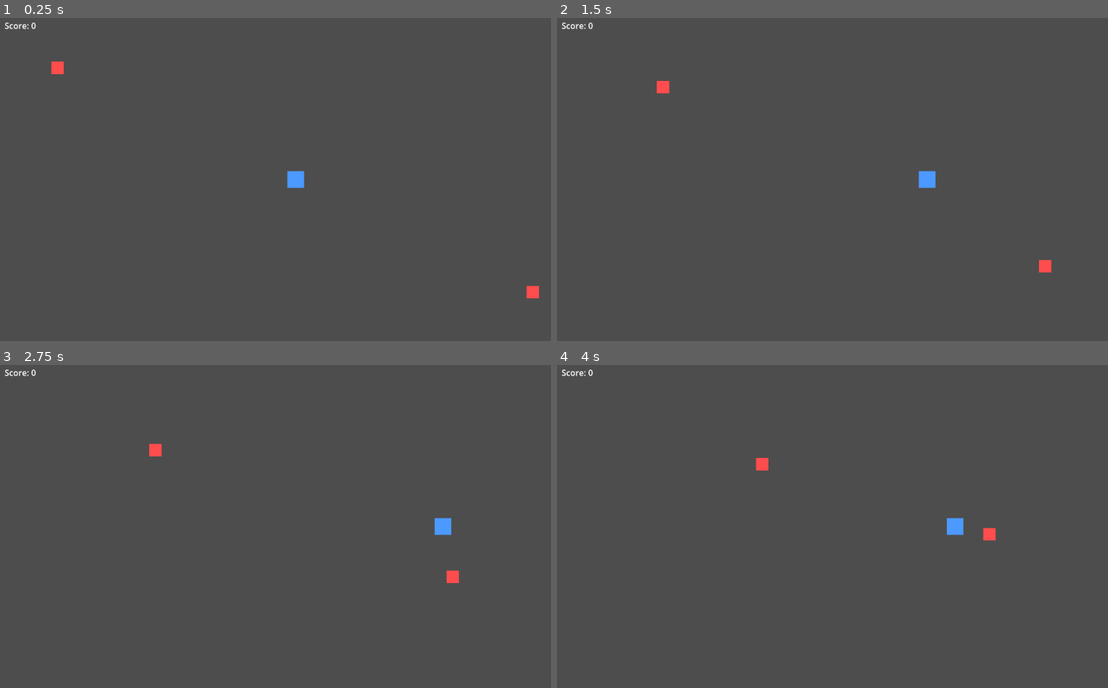
Above: before the commit, frames 1-4 (two rows, left to right).
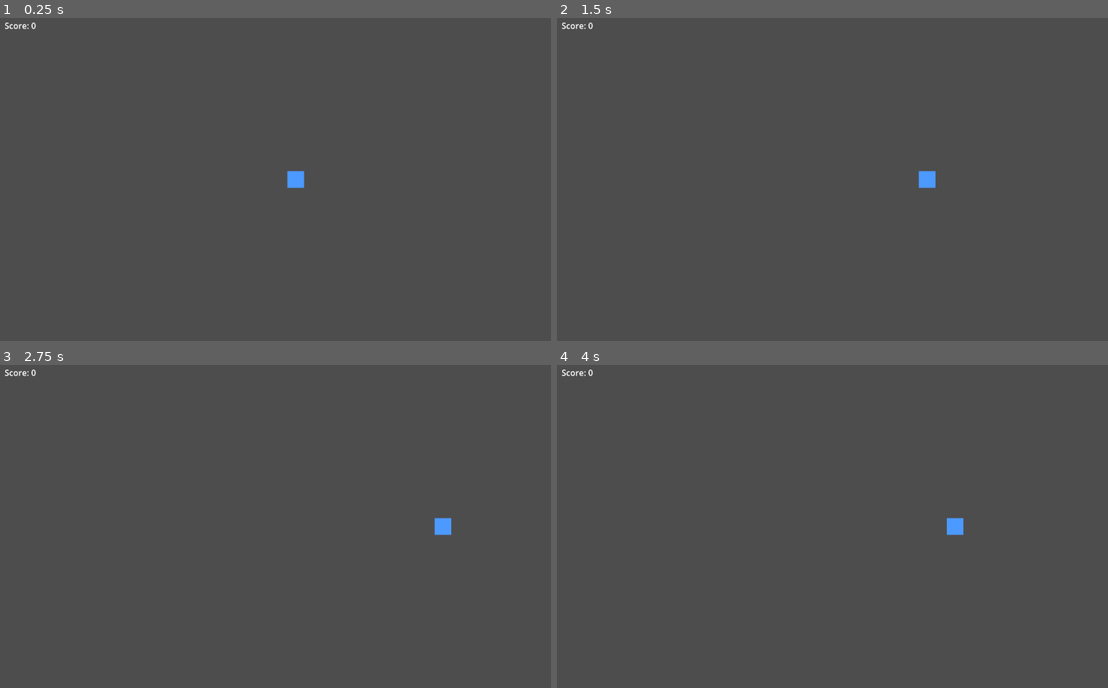
Above: after the commit, the same moments.

Repository: YodaTheCoder/godot-agent-bench
Game: Godot game, scene res://scenes/main.tscn
The game is run twice, just before and just after one commit, with the same random seed, the same clock (stepped at 60 frames per second) and the same inputs.
Inputs (mouse positions are in pixels of both pictures, inside the frame that each line leads up to):
- Up to frame 1 (0.25 s): no input
- Up to frame 2 (1.5 s): tap Enter (ui_accept) at 0.5, 0.77 s; move the mouse to (986, 163) at 0.52 s; hold Right (ui_right) 0.53-1.25 s; hold Shift 0.53-1.25 s; click (986, 163) at 0.67 s; drag from (733, 195) to (821, 247) at 1.27 s
- Up to frame 3 (2.75 s): move the mouse to (358, 452) at 2.02 s; hold Right (ui_right) from 2.03 s (still down); tap Ctrl at 2.1 s
- Up to frame 4 (4 s): release Right (ui_right) at 2.75 s; drag from (821, 594) to (672, 474) at 2.77 s; move the mouse to (1030, 578) at 3.52 s; hold Left (ui_left) from 3.53 s (still down); tap Alt at 3.6 s; tap Enter (ui_accept) at 3.77 s

The runs differ from the first frame. In frame 1, 0.2% of the frame differs, in the area x 9-98%, y 13-87%; in frame 2, 0.2%; in frame 3, 0.2%, in the area x 27-84%, y 24-68%; in frame 4, 0.2%.

Commit message:
e5r2-vk-qwen-ctx32k-20261109230932 010-wave-spawner r3

Diff:
--- a/scenes/main.tscn
+++ b/scenes/main.tscn
@@ -9,12 +9,13 @@
 [node name="Player" parent="." instance=ExtResource("1_player")]
 position = Vector2(576, 324)
 
-[node name="Enemy1" parent="." node_paths=PackedStringArray("target") instance=ExtResource("2_enemy")]
-position = Vector2(100, 100)
-target = NodePath("../Player")
-
-[node name="Enemy2" parent="." node_paths=PackedStringArray("target") instance=ExtResource("2_enemy")]
-position = Vector2(1050, 550)
-target = NodePath("../Player")
+[node name="WaveSpawner" parent="." type="Node2D"]
+autostart = true
+target = NodePath("./Player")
 
 [node name="HUD" parent="." instance=ExtResource("3_hud")]
+
+[node name="WaveConfig" parent="." type="Resource"]
+enemy_scene = ExtResource("2_enemy")
+count = 3
+interval = 0.5
--- /dev/null
+++ b/scripts/wave_config.gd
@@ -0,0 +1,6 @@
+class_name WaveConfig
+extends Resource
+
+@export var enemy_scene: PackedScene   # default null
+@export var count := 1                 # int: number of enemies in the wave
+@export var interval := 1.0            # float: seconds between two spawns of this wave
--- /dev/null
+++ b/scripts/wave_spawner.gd
@@ -0,0 +1,112 @@
+class_name WaveSpawner
+extends Node2D
+
+signal wave_finished(index: int)
+signal all_waves_finished
+
+@export var waves: Array[WaveConfig] = []
+@export var wave_delay := 2.0   # float, seconds
+@export var autostart := false
+@export var target: Node2D
+
+var _elapsed := 0.0
+var _wave_index := -1
+var _enemy_index := -1
+var _is_running := false
+var _wave_start_times: Array[float] = []
+
+func _ready() -> void:
+	if autostart:
+		start()
+
+func start() -> void:
+	_elapsed = 0.0
+	_wave_index = -1
+	_enemy_index = -1
+	_is_running = true
+	_wave_start_times.clear()
+
+	# Calculate wave start times based on the timing rules
+	var current_time = 0.0
+	for i in range(waves.size()):
+		_wave_start_times.append(current_time)
+		if i < waves.size() - 1:  # Not the last wave
+			var wave = waves[i]
+			# Next wave starts after all enemies of this wave are spawned + wave_delay
+			current_time += (wave.count - 1) * wave.interval + wave_delay
+
+func _process(delta: float) -> void:
+	if not _is_running:
+		return
+
+	_elapsed += delta
+
+	# Spawn enemies that should be spawned at this time
+	while true:
+		var current_wave = _get_current_wave()
+
+		# If we're past the last wave, stop
+		if current_wave == null:
+			_is_running = false
+			emit_signal("all_waves_finished")
+			return
+
+		# Check if it's time to spawn an enemy for this wave
+		var spawn_time = _get_spawn_time_for_current_wave()
+
+		if _elapsed >= spawn_time:
+			# Spawn the enemy
+			_enemy_index += 1
+
+			# If we've spawned all enemies for this wave, move to next wave
+			if _enemy_index >= current_wave.count:
+				# Move to next wave
+				_wave_index += 1
+				_enemy_index = -1
+
+				emit_signal("wave_finished", _wave_index)
+
+				# Check if this was the last wave
+				if _wave_index >= waves.size() - 1:
+					_is_running = false
+					emit_signal("all_waves_finished")
+					return
+
+				continue
+
+			# Spawn the enemy
+			var enemy = current_wave.enemy_scene.instantiate()
+			add_child(enemy)
+			enemy.position = Vector2.ZERO
+
+			# Set target if the enemy has a target property and we have a target
+			if target != null and enemy.has_method("set_target"):
+				enemy.set_target(target)
+			elif target != null and enemy.has("target"):
+				enemy.target = target
+
+		else:
+			# No more enemies to spawn for now
+			break
+
+func _get_current_wave() -> WaveConfig:
+	if _wave_index < 0:
+		return waves[0] if waves.size() > 0 else null
+
+	if _wave_index >= waves.size():
+		return null
+
+	return waves[_wave_index]
+
+func _get_spawn_time_for_current_wave() -> float:
+	var current_wave = _get_current_wave()
+	if current_wave == null:
+		return inf
+
+	# Get the start time of this wave
+	var wave_start_time = 0.0
+	if _wave_index >= 0 and _wave_index < _wave_start_times.size():
+		wave_start_time = _wave_start_times[_wave_index]
+
+	# Return the scheduled spawn time for this enemy in this wave
+	return wave_start_time + (_enemy_index * current_wave.interval)
--- /dev/null
+++ b/tests/regression/test_wave_spawner.gd
@@ -0,0 +1,53 @@
+# Test for wave spawner functionality
+extends GutTest
+
+func test_worked_example() -> void:
+	# Create a WaveSpawner node
+	var spawner = WaveSpawner.new()
+	add_child(spawner)
+
+	# Create wave configs as specified in the worked example
+	var wave0 = WaveConfig.new()
+	wave0.enemy_scene = load("res://scenes/enemy.tscn")
+	wave0.count = 3
+	wave0.interval = 0.5
+
+	var wave1 = WaveConfig.new()
+	wave1.enemy_scene = load("res://scenes/enemy.tscn")
+	wave1.count = 2
+	wave1.interval = 0.25
+
+	spawner.waves = [wave0, wave1]
+	spawner.wave_delay = 1.0
+	spawner.target = Node2D.new() # Dummy target for testing
+
+	# Start the spawner
+	spawner.start()
+
+	# Test that initially there are no enemies
+	assert_eq(spawner.get_child_count(), 0)
+
+	# Process time steps as described in the worked example
+	# First call: 0.25 seconds - should spawn 1 enemy (wave 0, enemy 0)
+	spawner._process(0.25)
+	assert_eq(spawner.get_child_count(), 1)
+
+	# Second call: 0.25 seconds - should spawn 1 more enemy (wave 0, enemy 1)
+	spawner._process(0.25)
+	assert_eq(spawner.get_child_count(), 2)
+
+	# Third call: 0.25 seconds - should spawn 1 more enemy (wave 0, enemy 2)
+	spawner._process(0.25)
+	assert_eq(spawner.get_child_count(), 3)
+
+	# Fourth call: 0.25 seconds - should spawn 1 enemy from wave 1 (enemy 0) and emit wave_finished(0)
+	spawner._process(0.25)
+	assert_eq(spawner.get_child_count(), 4)
+
+	# Fifth call: 0.25 seconds - should spawn 1 more enemy from wave 1 (enemy 1)
+	spawner._process(0.25)
+	assert_eq(spawner.get_child_count(), 5)
+
+	# Test that all_waves_finished is emitted after the last signal
+	# At this point, we've processed 1.25 seconds total time and should have all enemies spawned
+	assert_eq(spawner.get_child_count(), 5)
